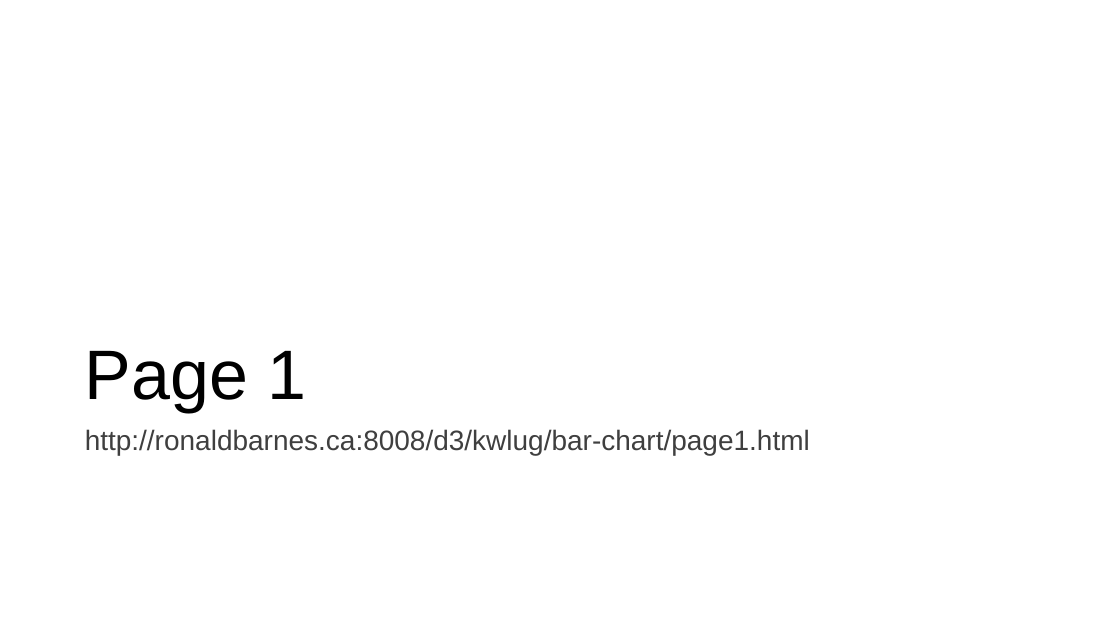
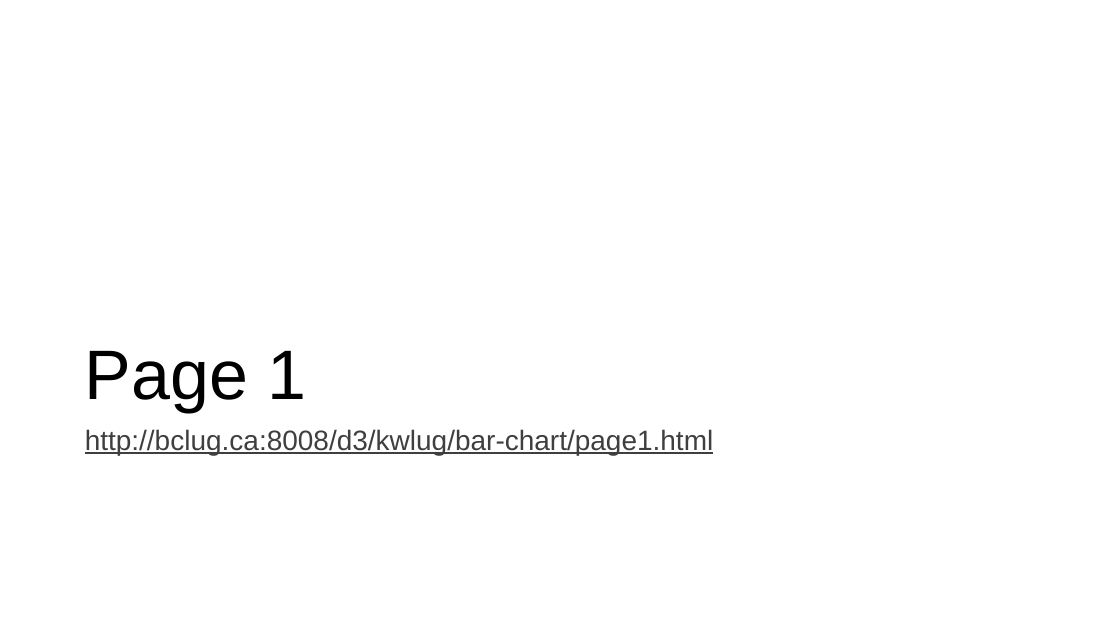
Before and after one commit to RonaldBarnes/d3-bar-chart-kwlug, a slide deck: slide 3 of BarChart Slideshow 2.odp. Drawn at 1120x630 pixels with LibreOffice and Linux fonts; fonts in the diff are those of the drawing. Boxes give left, top, right and bottom in pixels: in the first picture for what was removed or moved away, otherwise in the second. Text is boxed around its words. In the diff, an @@ line names an element or a change of style, - is before the commit and + after.

```diff
--- a/BarChart Slideshow 2.odp
+++ b/BarChart Slideshow 2.odp
@@ text at (85, 429, 714, 455): text changed @@
-http://ronaldbarnes.ca:8008/d3/kwlug/bar-chart/page1.html
+http://bclug.ca:8008/d3/kwlug/bar-chart/page1.html
```
Also in this commit, not shown: 14 other slides changed, 2 slides added, 2 other files.
